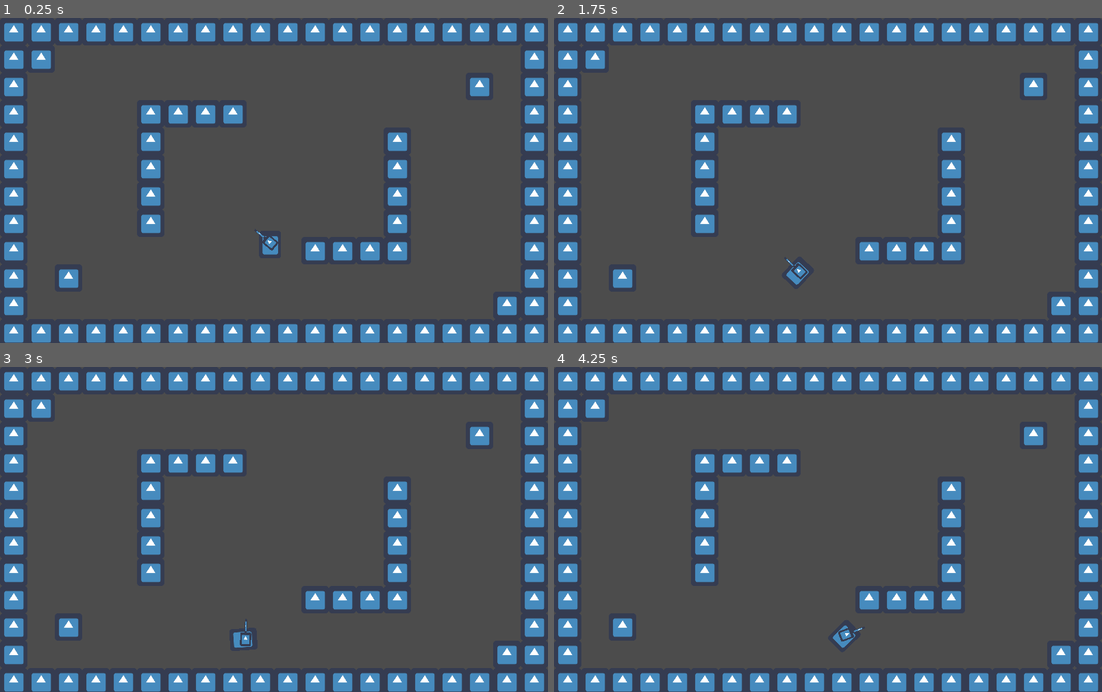
Above: before the commit, frames 1-4 (two rows, left to right).
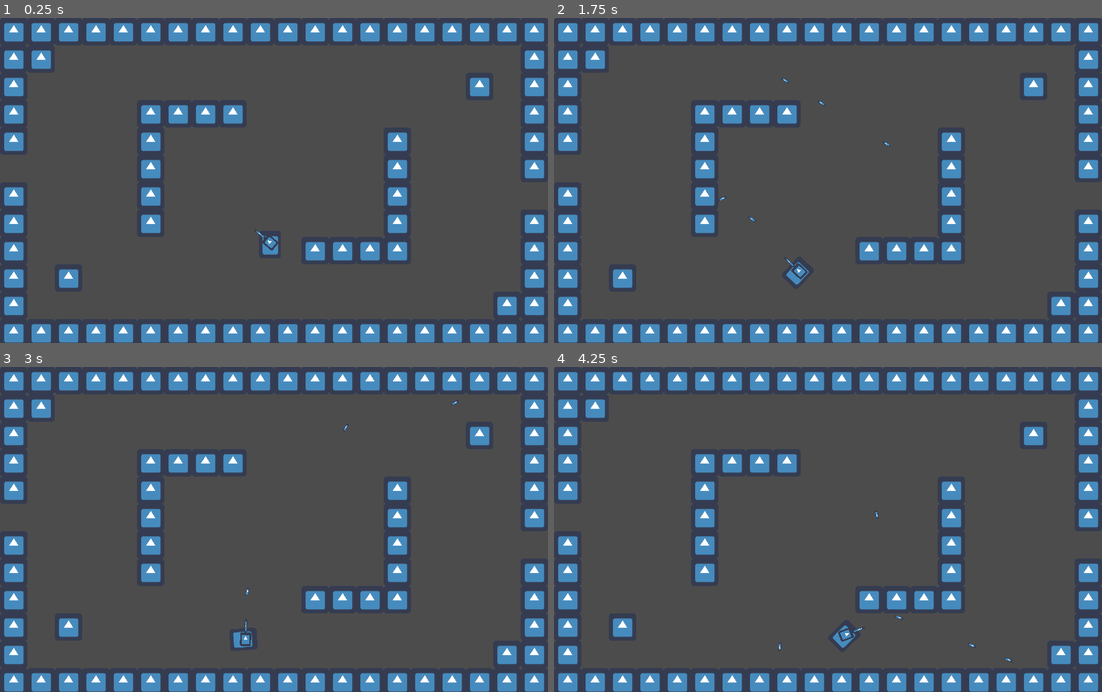
Above: after the commit, the same moments.

Repository: Stefan-Horst/TankGame
Game: Godot game, scene res://main.tscn
The game is run twice, just before and just after one commit, with the same random seed, the same clock (stepped at 60 frames per second) and the same inputs. The engine's default icon, where the game draws it, is replaced by a stand-in: a white triangle on a blue panel in a dark square.
Inputs (mouse positions are in pixels of both pictures, inside the frame that each line leads up to):
- Up to frame 1 (0.25 s): no input
- Up to frame 2 (1.75 s): tap Enter at 0.5 s; move the mouse to (948, 164) at 0.52 s; hold Right (ui_right) 0.53-1.28 s; tap Space (ui_select) at 0.6, 0.77, 1.07, 1.35, 1.52 s; move the mouse to (718, 196) at 1.27 s; hold Down (ui_down) from 1.28 s (still down)
- Up to frame 3 (3 s): tap Space (ui_select) at 1.82, 2.1, 2.85 s; move the mouse to (328, 458) at 2.02 s; release Down (ui_down) at 2.03 s; hold Right (ui_right) 2.03-2.78 s; move the mouse to (246, 594) at 2.77 s; hold Up (ui_up) from 2.78 s (still down)
- Up to frame 4 (4.25 s): tap Space (ui_select) at 3.02, 3.32, 3.6, 3.77, 4.07 s; move the mouse to (992, 578) at 3.52 s; release Up (ui_up) at 3.53 s; hold Left (ui_left) from 3.53 s (still down)

The runs differ from the first frame. In frame 1, 0.4% of the frame differs, in the area x 0-100%, y 43-58%; in frame 2, 0.5%, in the area x 0-100%, y 18-63%; in frame 3, 0.4%; in frame 4, 0.4%.

Commit message:
Add projectiles that the tank can shoot

Diff:
--- a/entities/player/player.gd
+++ b/entities/player/player.gd
@@ -1,17 +1,22 @@
 extends KinematicBody2D
 
-#value 0 makes tank steer in same direction no matter if it is going forwards or backwards
-#value 1 makes it steer in opposite direction when going backwards
+signal shoot_projectile(projectile, location, direction)
+
+# value 0 makes tank steer in same direction no matter if it is going forwards or backwards
+# value 1 makes it steer in opposite direction when going backwards
 var backwards_steering_mode = 0
 var speed = 200
 var angular_speed = 1
 
+var Projectile = preload("res://entities/weapons/projectile.tscn")
+
 onready var turret = $SpriteTurret
+onready var projectile_pos = turret.get_node("SpriteGun/PosProjectile")
 
-# _physics_process is computet in fixed intervals, which is required for accurate
+# _physics_process is computed in fixed intervals, which is required for accurate
 # computation of move_and_slide()
 func _physics_process(delta):
-	# player movement
+	## player movement
 	var direction = 0
 	if Input.is_action_pressed("ui_left"):
 		direction = -1
@@ -27,10 +32,15 @@
 			direction *= -1
 
 	# moves the player and causes them to slide along walls
-	move_and_slide(velocity)
+	move_and_slide(velocity) #warning-ignore:RETURN_VALUE_DISCARDED
+
 	rotation += angular_speed * direction * delta
 
-func _process(delta):
-	# player turret alway point at cursor
+	## player turret rotation
 	turret.look_at(get_global_mouse_position())
 	turret.rotation_degrees += 90 #either this fix or rotate sprite image
+
+	## player combat
+	if Input.is_action_just_pressed("ui_select"):
+		var turret_rotation = turret.rotation + rotation
+		emit_signal("shoot_projectile", Projectile, projectile_pos.global_position, turret_rotation)
--- /dev/null
+++ b/entities/weapons/projectile.gd
@@ -0,0 +1,33 @@
+extends KinematicBody2D
+
+var max_amount_bounces = 1 # value of 0 disables wallbounces
+var speed = 10
+var amount_bounces = 0
+var velocity = Vector2.UP.rotated(rotation) * speed
+
+func _physics_process(_delta):
+	var collision = move_and_collide(velocity)
+	if collision:
+		## reflect projectiles that hit walls
+		velocity = velocity.bounce(collision.normal)
+		print(rad2deg(velocity.angle()))
+		## determine rotation of reflected projectile
+		"""# one way to measure direction: left = 0, right = pi, top = 0.5pi, bottom = -0.5pi
+		var col = collision.normal.angle()
+		var angle
+		if col > 0.25*PI and col < 0.75*PI: # top quarter circle
+			angle = PI + rotation
+		elif col < -0.25*PI and col > -0.75*PI: # bottom quarter circle
+			angle = rotation - PI
+		else:
+			angle = rotation
+		rotation = 2*PI - angle"""
+		# velocity.angle rotated 90 degrees
+		rotation = velocity.angle() + 0.5*PI
+		amount_bounces += 1
+
+	if amount_bounces == max_amount_bounces + 1:
+			queue_free()
+
+func _on_VisibilityNotifier2D_screen_exited():
+	queue_free()
--- /dev/null
+++ b/entities/weapons/projectile.tscn
@@ -0,0 +1,25 @@
+[gd_scene load_steps=4 format=2]
+
+[ext_resource path="res://icon.png" type="Texture" id=1]
+[ext_resource path="res://entities/weapons/projectile.gd" type="Script" id=2]
+
+[sub_resource type="RectangleShape2D" id=1]
+extents = Vector2( 3, 9 )
+
+[node name="Projectile" type="KinematicBody2D"]
+collision_layer = 2
+collision_mask = 0
+script = ExtResource( 2 )
+
+[node name="Sprite" type="Sprite" parent="."]
+scale = Vector2( 0.1, 0.3 )
+texture = ExtResource( 1 )
+
+[node name="CollisionShape2D" type="CollisionShape2D" parent="."]
+shape = SubResource( 1 )
+
+[node name="VisibilityNotifier2D" type="VisibilityNotifier2D" parent="."]
+position = Vector2( 0, -8.9407e-08 )
+scale = Vector2( 0.3, 0.9 )
+
+[connection signal="screen_exited" from="VisibilityNotifier2D" to="." method="_on_VisibilityNotifier2D_screen_exited"]
--- /dev/null
+++ b/game.gd
@@ -0,0 +1,8 @@
+extends Node2D
+
+func _on_Player_shoot_projectile(Projectile, location, direction):
+	var p = Projectile.instance()
+	add_child(p)
+	p.position = location
+	p.rotation = direction
+	p.velocity = p.velocity.rotated(direction)
--- a/levels/map_test.tscn
+++ b/levels/map_test.tscn
@@ -32,5 +32,7 @@
 
 [node name="TileMap" type="TileMap" parent="."]
 tile_set = SubResource( 2 )
+collision_layer = 3
+collision_mask = 3
 format = 1
-tile_data = PoolIntArray( 0, 0, 0, 1, 0, 0, 2, 0, 0, 3, 0, 0 …(342 unchanged characters)…  0, 0, 262158, 0, 0, 262163, 0, 0, 327680, 0, 0, 327685, 0, 0, 327694, 0, 0, 327699, 0, 0, 393216, 0, 0, 393221, 0, 0, 393230, 0, 0, 393235, 0, 0, 458752, 0, 0, 458757, 0, 0, 4587 …(472 unchanged characters)…
+tile_data = PoolIntArray( 0, 0, 0, 1, 0, 0, 2, 0, 0, 3, 0, 0 …(342 unchanged characters)…  0, 0, 262158, 0, 0, 262163, 0, 0, 327685, 0, 0, 327694, 0, 0, 327699, 0, 0, 393216, 0, 0, 393221, 0, 0, 393230, 0, 0, 458752, 0, 0, 458757, 0, 0, 4587 …(472 unchanged characters)…
--- a/main.tscn
+++ b/main.tscn
@@ -1,11 +1,13 @@
-[gd_scene load_steps=3 format=2]
+[gd_scene load_steps=4 format=2]
 
 [ext_resource path="res://entities/player/player.tscn" type="PackedScene" id=1]
 [ext_resource path="res://levels/map_test.tscn" type="PackedScene" id=2]
+[ext_resource path="res://game.gd" type="Script" id=3]
 
 [node name="Main" type="Node2D"]
 
 [node name="Game" type="Node2D" parent="."]
+script = ExtResource( 3 )
 
 [node name="Player" parent="Game" instance=ExtResource( 1 )]
 position = Vector2( 631, 530 )
@@ -21,3 +23,5 @@
 margin_bottom = 40.0
 
 [node name="Networking" type="Node" parent="."]
+
+[connection signal="shoot_projectile" from="Game/Player" to="Game" method="_on_Player_shoot_projectile"]
--- a/project.godot
+++ b/project.godot
@@ -27,6 +27,13 @@
 
 [input]
 
+ui_select={
+"deadzone": 0.5,
+"events": [ Object(InputEventKey,"resource_local_to_scene":false,"resource_name":"","device":0,"alt":false,"shift":false,"control":false,"meta":false,"command":false,"pressed":false,"scancode":32,"physical_scancode":0,"unicode":0,"echo":false,"script":null)
+, Object(InputEventJoypadButton,"resource_local_to_scene":false,"resource_name":"","device":0,"button_index":3,"pressure":0.0,"pressed":false,"script":null)
+, Object(InputEventMouseButton,"resource_local_to_scene":false,"resource_name":"","device":0,"alt":false,"shift":false,"control":false,"meta":false,"command":false,"button_mask":0,"position":Vector2( 0, 0 ),"global_position":Vector2( 0, 0 ),"factor":1.0,"button_index":1,"pressed":false,"doubleclick":false,"script":null)
+ ]
+}
 ui_left={
 "deadzone": 0.5,
 "events": [ Object(InputEventKey,"resource_local_to_scene":false,"resource_name":"","device":0,"alt":false,"shift":false,"control":false,"meta":false,"command":false,"pressed":false,"scancode":16777231,"physical_scancode":0,"unicode":0,"echo":false,"script":null)
